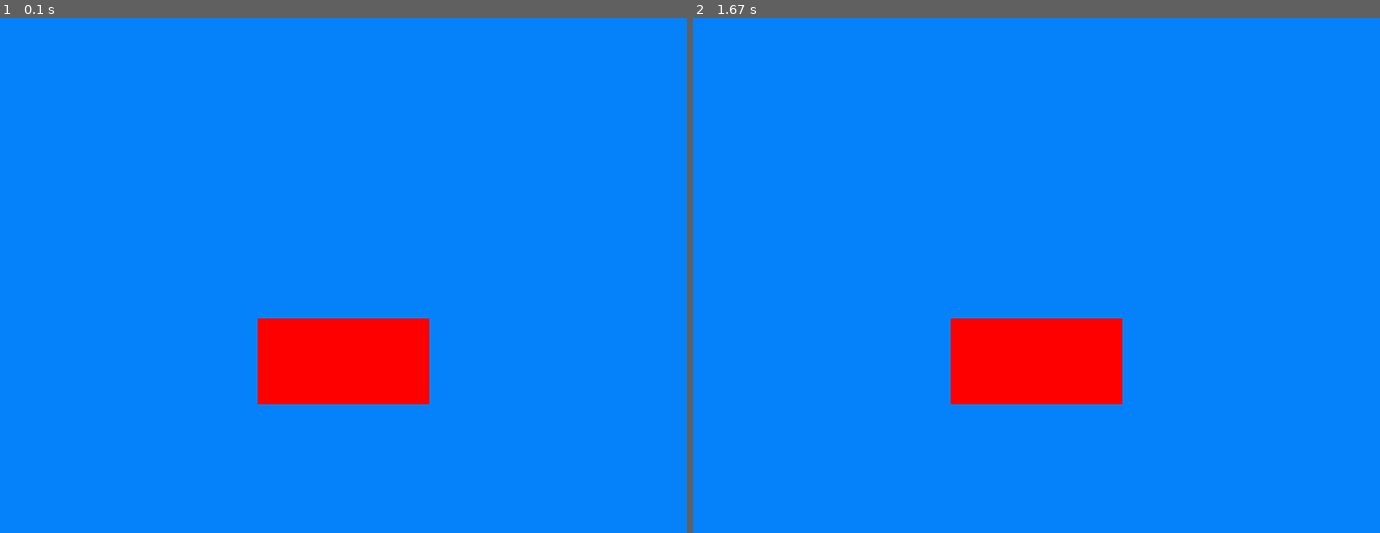
Above: before the commit, frames 1-2 (left to right).
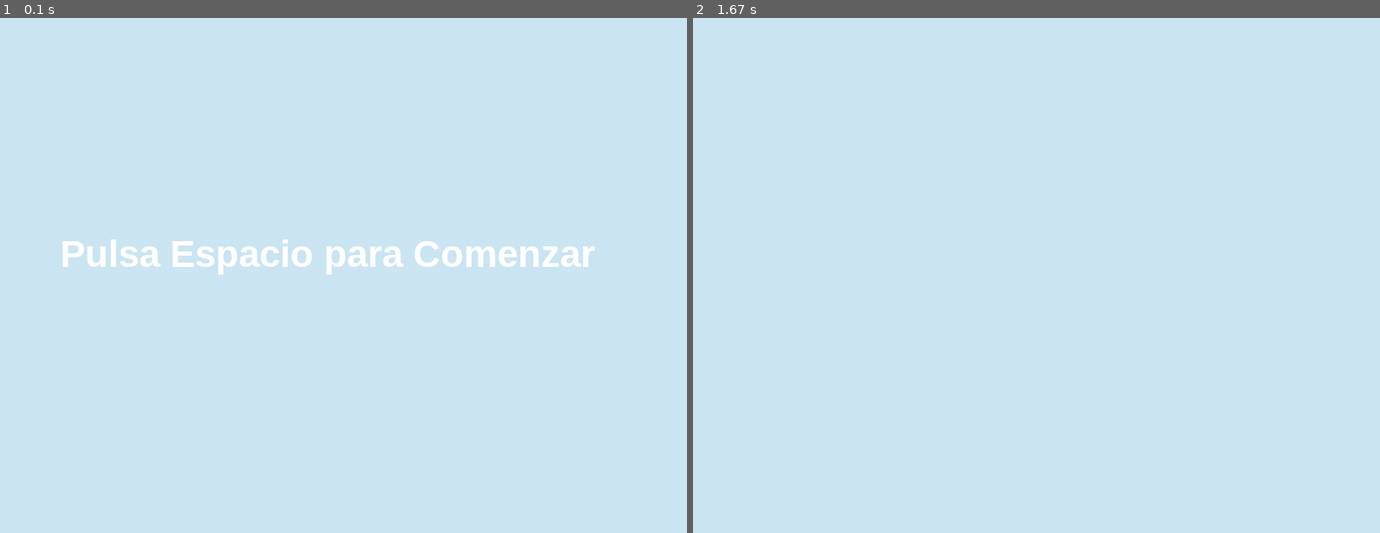
Above: after the commit, the same moments.

Repository: Jol-XD/Corre-Paco-Corre
Game: pygame game, started from proyecto/Menu.py
The game is run twice, just before and just after one commit, with the same random seed, the same clock (stepped at 60 frames per second) and the same inputs.
Inputs:
- Up to frame 1 (0.1 s): no input
- Up to frame 2 (1.67 s): tap Space at 0.33 s

The runs differ from the first frame. In frame 1, 100% of the frame differs, in the area x 0-100%, y 0-100%; in frame 2, 100%.

Commit message:
Menu mejorado

Diff:
--- a/proyecto/Menu.py
+++ b/proyecto/Menu.py
@@ -1,22 +1,42 @@
 import pygame, random
-
-ROJO = (255, 0, 0)
 
 pygame.init()
 screen_width = 800
 screen_height = 600
+
 pantalla = pygame.display.set_mode((screen_width, screen_height))
-pygame.display.set_caption("Hola")
+pygame.display.set_caption("Menu")
+
+juego_inicio = False
+
+font = pygame.font.SysFont("arialblack", 40)
+
+color_text = (255, 255, 255)
+
+
+def draw_text(text, font, text_col, x, y):
+    img = font.render(text, True, color_text)
+    pantalla.blit(img, (x, y))
+
 
 run = True
+while run:
 
-while run:
-    pantalla.fill((5, 130, 250))
-    pygame.draw.rect(pantalla, ROJO, (300, 350, 200, 100))
+    pantalla.fill((202, 228, 241))
+
+    if juego_inicio == True:
+        pass
+    else:
+        draw_text("Pulsa Espacio para Comenzar", font, color_text, 70, 250)
+
+
 
     for event in pygame.event.get():
-        if event.type==pygame.QUIT:
-            run=False
+        if event.type == pygame.KEYDOWN:
+            if event.key == pygame.K_SPACE:
+                juego_inicio = True
+        if event.type == pygame.QUIT:
+            run = False
 
     pygame.display.update()
 
Binary file added: proyecto/boton_play.png
Binary file removed: proyecto/play_btn.jpg
